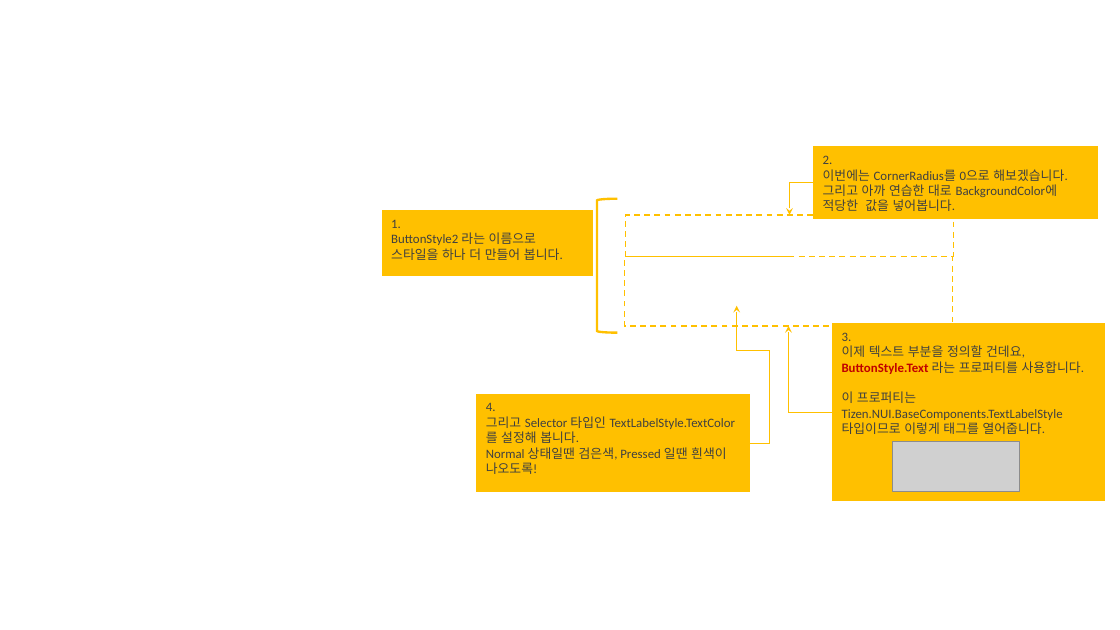
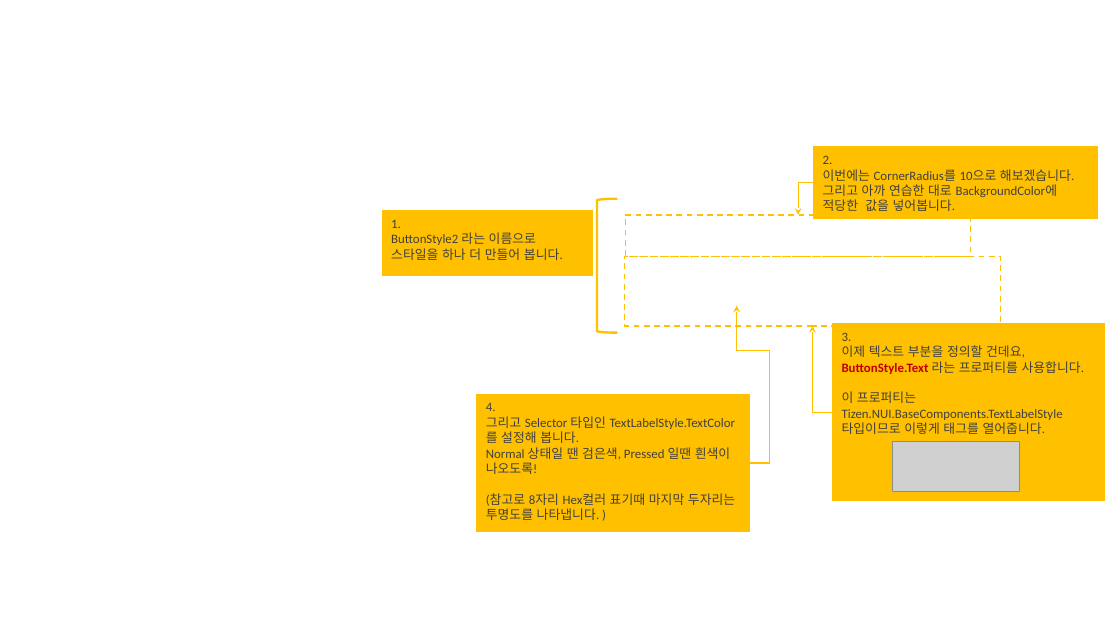
Before and after one commit to nui-dali/Hackerthon2021, a slide deck: slide 9 of Tutorial/Components/2_Buttons_with_styles/button_styles_설명.pptx. Drawn at 1120x630 pixels with LibreOffice and Linux fonts; fonts in the diff are those of the drawing; grey boxes stand for pictures; background and template pictures are left out. Boxes give left, top, right and bottom in pixels: in the first picture for what was removed or moved away, otherwise in the second. Text is boxed around its words. In the diff, an @@ line names an element or a change of style, - is before the commit and + after.

```diff
--- a/Tutorial/Components/2_Buttons_with_styles/button_styles_설명.pptx
+++ b/Tutorial/Components/2_Buttons_with_styles/button_styles_설명.pptx
@@ text in rectangle at [823,169,1074,181]: text changed @@
-이번에는 CornerRadius를 0으로 해보겠습니다.
+이번에는 CornerRadius를 10으로 해보겠습니다.
@@ elbow arrow moved from (790, 215) - (815, 182) to (798, 215) - (815, 182) @@
@@ rectangle: place and size @@
-rectangle at [626,215,954,256]
+rectangle at [626,215,971,256]
@@ rectangle: place and size @@
-rectangle at [625,256,953,326]
+rectangle at [625,256,1001,326]
@@ elbow arrow moved from (737, 306) - (749, 443) to (737, 306) - (749, 463) @@
@@ elbow arrow moved from (789, 326) - (833, 413) to (812, 326) - (833, 413) @@
@@ rectangle "4.": place and size @@
-rectangle "4." at [478,395,749,491]
+rectangle "4." at [478,395,749,531]
@@ text in rectangle at [486,447,735,520]: text changed @@
-Normal 상태일땐 검은색, Pressed 일땐 흰색이 나오도록!
+Normal 상태일 땐 검은색, Pressed 일땐 흰색이 나오도록!
+(참고로 8자리 Hex컬러 표기때 마지막 두자리는 투명도를 나타냅니다. )
```
Also in this commit, not shown: 6 other slides changed, 2 other files.
